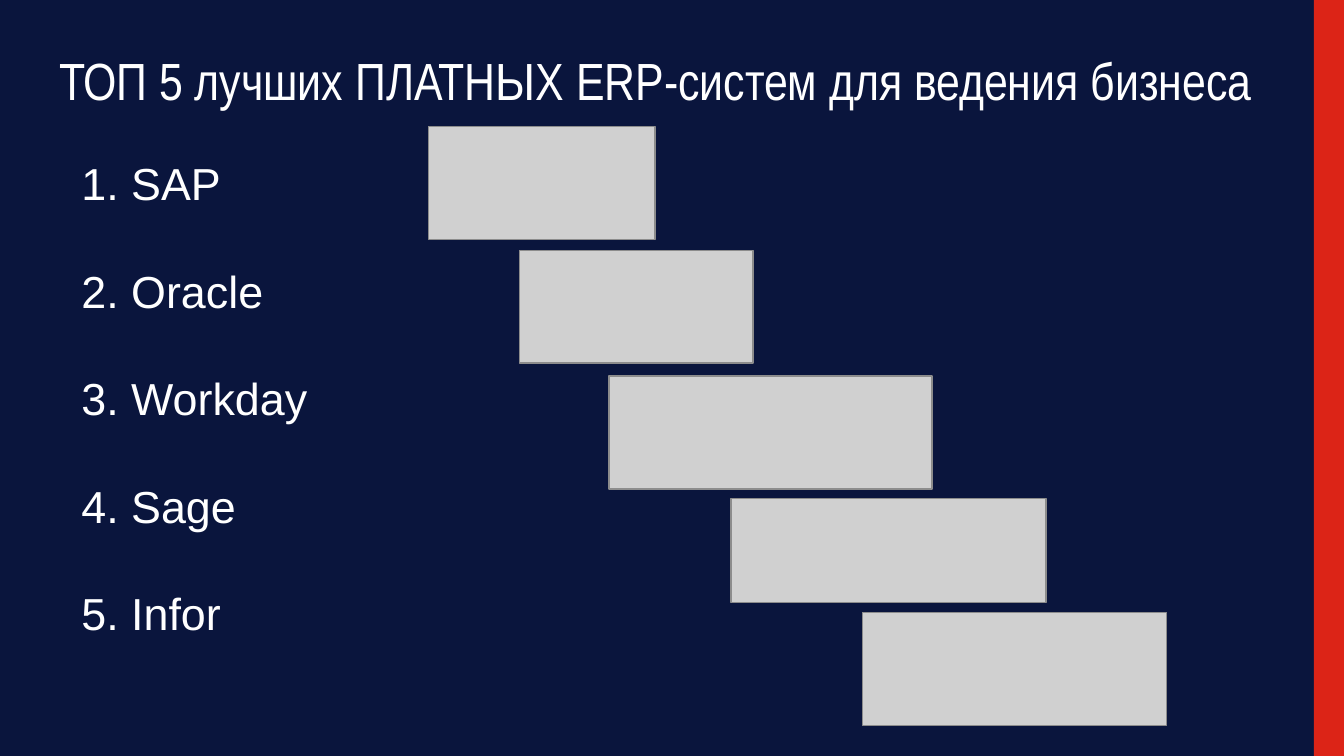
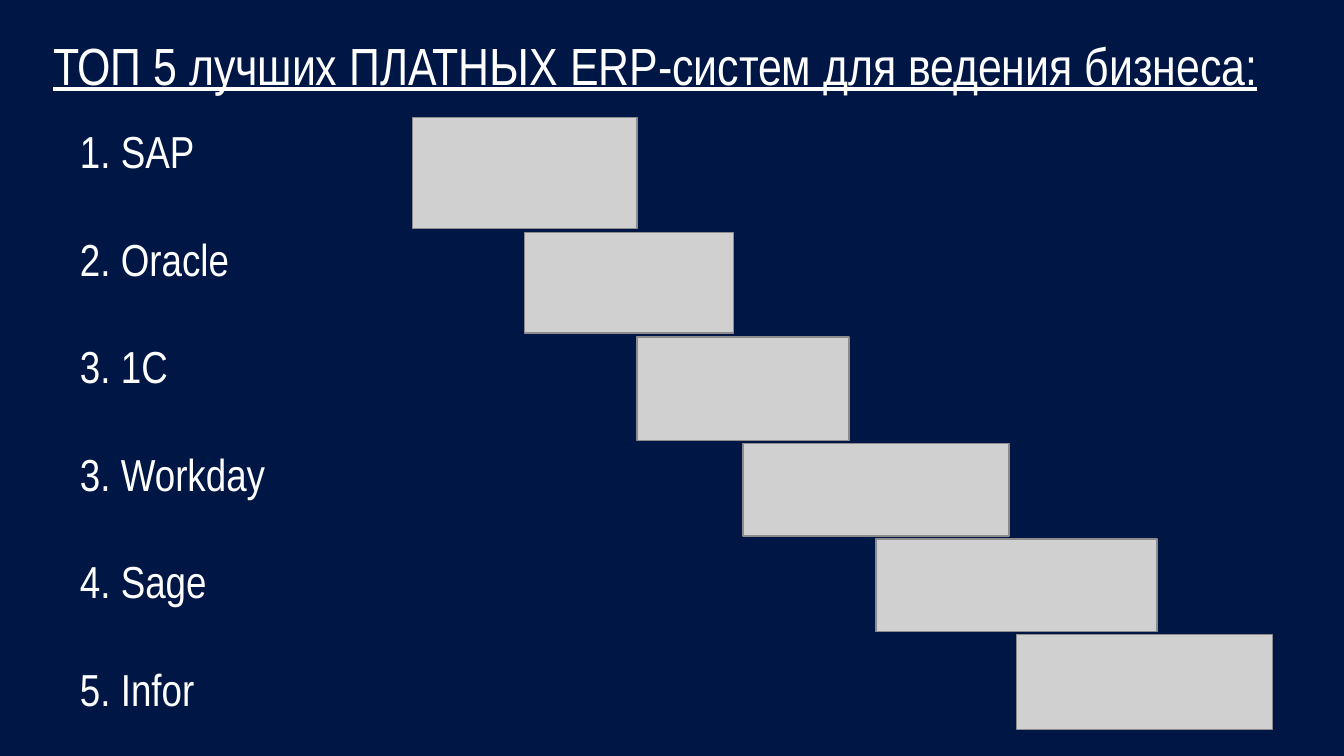
Before and after one commit to gddno/Redmine, a slide deck: slide 5 of Redmine.pptx. Drawn at 1344x756 pixels with LibreOffice and Linux fonts; fonts in the diff are those of the drawing; grey boxes stand for pictures. Boxes give left, top, right and bottom in pixels: in the first picture for what was removed or moved away, otherwise in the second. Text is boxed around its words. In the diff, an @@ line names an element or a change of style, - is before the commit and + after.

```diff
--- a/Redmine.pptx
+++ b/Redmine.pptx
@@ background #0A153D to #001746 @@
@@ rectangle removed at (1314, 0, 1344, 755) @@
@@ text at (53, 46, 1258, 95): text changed @@
-ТОП 5 лучших ПЛАТНЫХ ERP-систем для ведения бизнеса
+ТОП 5 лучших ПЛАТНЫХ ERP-систем для ведения бизнеса:
@@ text "1. SAP": place and size @@
-text "1. SAP" at (81, 168, 307, 631)
+text "1. SAP" at (80, 136, 265, 707)
@@ picture: place and size @@
-picture at (429, 126, 656, 239)
+picture at (413, 117, 637, 228)
@@ text at (80, 136, 265, 707): font Arial to Arial Narrow in "1. SAP", "2. Oracle", "3. Workday", "4. Sage" and 1 more places @@
@@ picture: place and size @@
-picture at (519, 250, 753, 363)
+picture at (524, 233, 732, 333)
@@ text at (80, 351, 168, 384): paragraph added @@
+3. 1C
@@ picture added at (637, 337, 849, 441) @@
@@ picture: place and size @@
-picture at (609, 376, 933, 489)
+picture at (743, 444, 1009, 536)
@@ picture: place and size @@
-picture at (731, 499, 1046, 602)
+picture at (876, 539, 1157, 632)
@@ picture: place and size @@
-picture at (863, 613, 1168, 726)
+picture at (1016, 634, 1271, 730)
```
Also in this commit, not shown: 8 other slides changed, 4 slides added, 3 slides removed, 7 other files.
